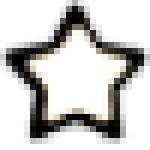
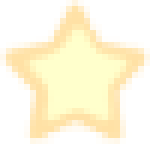
Layer changes from the first (150, 150) image to the second:
hid "Layer 3" over [24, 24, 132, 126]
painted on "Layer 2" over [24, 24, 132, 126]
"Layer 1": opacity 100% → 59%, painted on it over [0, 0, 150, 144]
